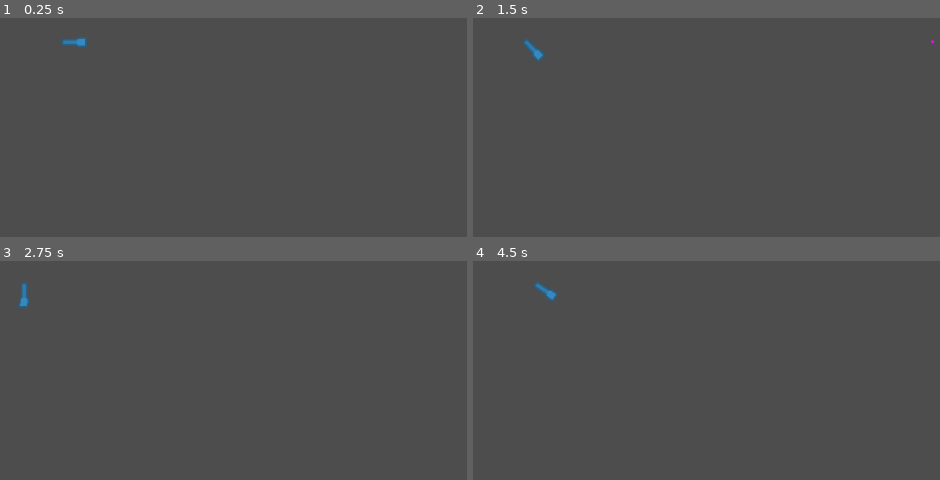
Above: before the commit, frames 1-4 (two rows, left to right).
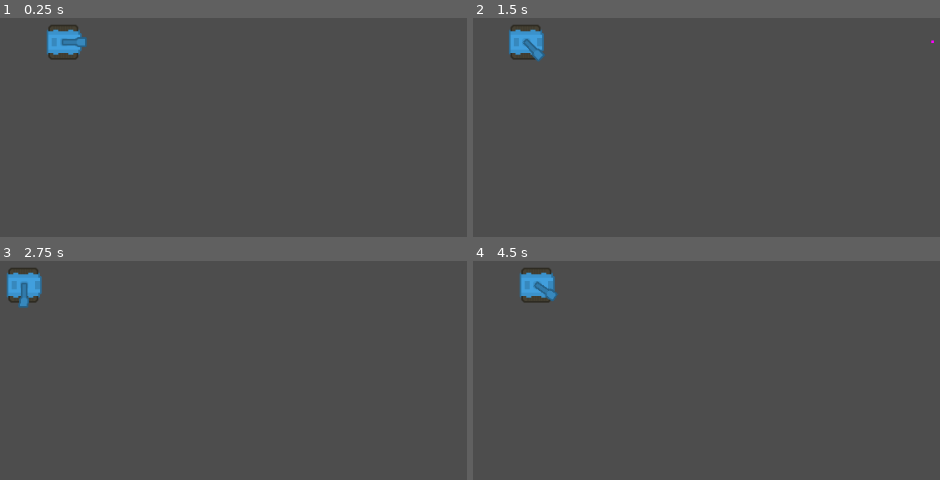
Above: after the commit, the same moments.

Repository: cassidyjames/godot-fundamentals
Game: Godot game, scene res://scenes/world.tscn
Same seed, same stepped clock (60 frames per second), same inputs: the game is played once before the commit and once after it.
Inputs:
- Up to frame 1 (0.25 s): no input
- Up to frame 2 (1.5 s): tap Enter at 0.5 s; hold E (rotate_weapon_right) 0.53-1.28 s; hold Space (weapon_fire) 0.53-1.28 s; hold S (move_backward) from 1.28 s (still down); tap Space (weapon_fire) at 1.35 s
- Up to frame 3 (2.75 s): release S (move_backward) at 2.03 s; hold E (rotate_weapon_right) from 2.03 s (still down); hold Space (weapon_fire) from 2.03 s (still down)
- Up to frame 4 (4.5 s): release E (rotate_weapon_right) at 2.78 s; release Space (weapon_fire) at 2.78 s; hold W (move_forward) 2.78-3.53 s; tap Space (weapon_fire) at 2.85, 4.35 s; hold Space (weapon_fire) 3.53-4.28 s; hold Q (rotate_weapon_left) from 3.53 s (still down)

The runs differ from the first frame. In frame 1, 1.0% of the frame differs, in the area x 10-18%, y 3-20%; in frame 2, 0.9%; in frame 3, 1.0%; in frame 4, 1.0%.

Commit message:
Fix tank sprite

Diff:
--- a/scenes/tank.tscn
+++ b/scenes/tank.tscn
@@ -2,7 +2,7 @@
 
 [ext_resource type="Script" path="res://scenes/tank.gd" id="1_51h5g"]
 [ext_resource type="PackedScene" uid="uid://dql0hrjar0kmq" path="res://scenes/weapon.tscn" id="2_g1063"]
-[ext_resource type="Texture2D" uid="uid://d1ofeotkk0mmi" path="res://assets/sprites/tankBody_blue_outline_frames.png" id="2_vvfso"]
+[ext_resource type="Texture2D" uid="uid://v5plat3ktmp8" path="res://assets/sprites/body_anim.png" id="2_vr1df"]
 
 [sub_resource type="RectangleShape2D" id="RectangleShape2D_ebrh0"]
 size = Vector2(39, 38)
@@ -65,7 +65,7 @@
 weapon = NodePath("Weapon")
 
 [node name="BodySprite" type="Sprite2D" parent="."]
-texture = ExtResource("2_vvfso")
+texture = ExtResource("2_vr1df")
 hframes = 2
 
 [node name="CollisionShape2D" type="CollisionShape2D" parent="."]
Not shown, changed: README.md
